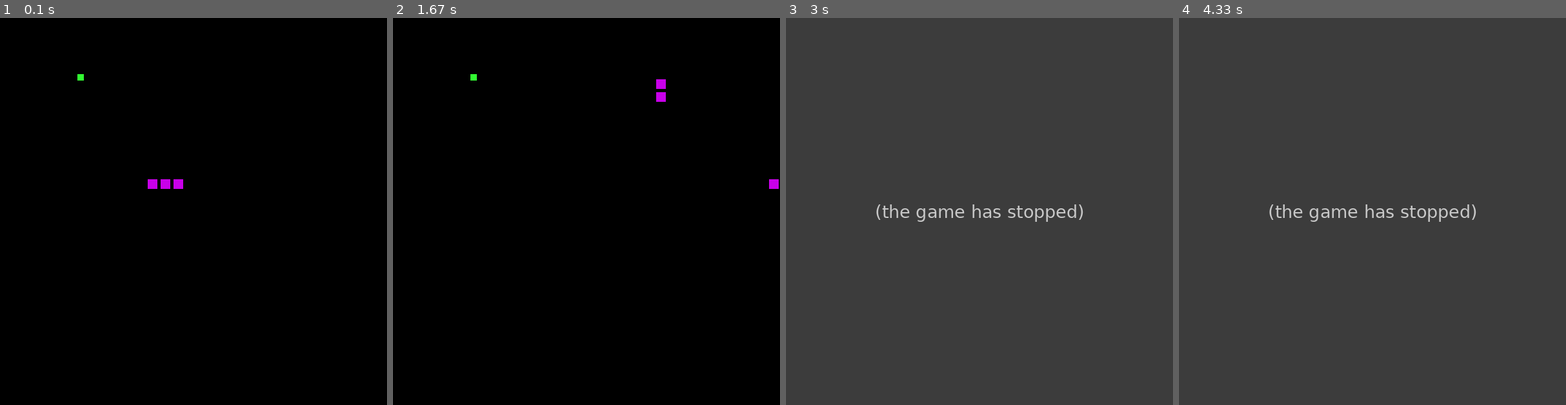
Above: before the commit, frames 1-4 (left to right).
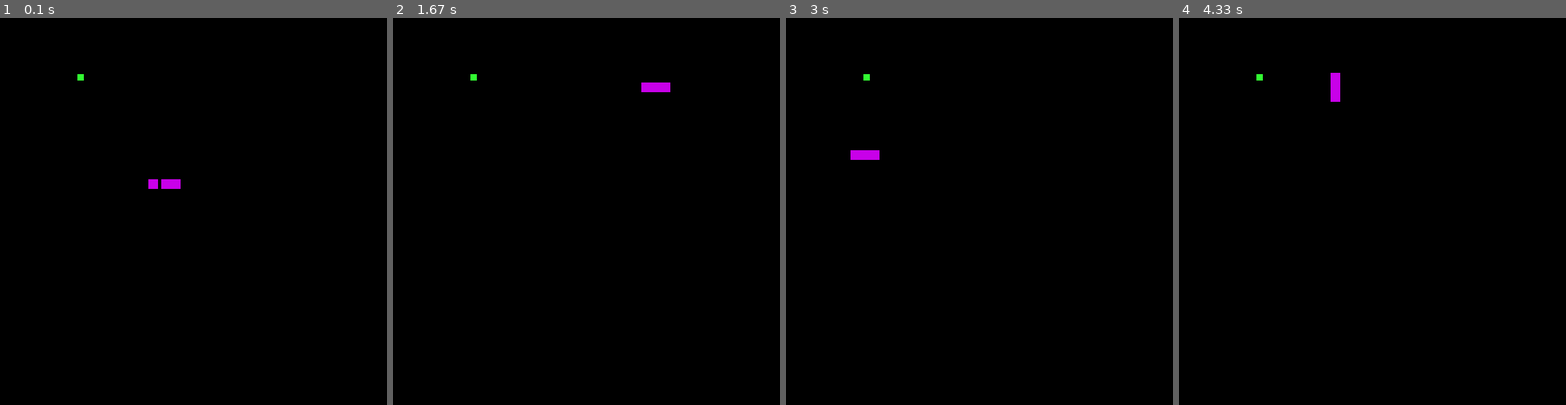
Above: after the commit, the same moments.

Repository: ajdavozelj/pygame_snakegame
Game: pygame game, started from snake-pygame.py
Same seed, same stepped clock (60 frames per second), same inputs: the game is played once before the commit and once after it.
Inputs:
- Up to frame 1 (0.1 s): no input
- Up to frame 2 (1.67 s): hold D 0.33-0.8 s; hold W 0.83-1.3 s; hold A from 1.33 s (still down)
- Up to frame 3 (3 s): release A at 1.8 s; hold S 2.4-2.7 s; hold A from 2.73 s (still down)
- Up to frame 4 (4.33 s): release A at 3.13 s; hold W 3.17-3.53 s; hold D 3.57-4.2 s; hold S from 4.23 s (still down)

The runs differ from the first frame. In frame 1, less than 0.1% of the frame differs, in the area x 38-48%, y 41-45%; in frame 2, 0.3%; in frame 3, 100%, in the area x 0-100%, y 0-100%; in frame 4, 100%.
Before the commit the program exited at 1.67 s; later frames show no game.

Commit message:
premikanje celotne kace-> deluje

Diff:
--- a/snake-pygame.py
+++ b/snake-pygame.py
@@ -47,101 +47,50 @@
 
 #def hranjenje():
 smerN = "D"
-polozajX = None
-polozajY = None
 barva = (200,0,233)
-hitrost = 1
+hitrost = 15
 exit = False
 hrana = [120,87]
-kaca = [[250, 250, "D"], [230,250, "D"], [210,250, "D"]]
-smeri = ["D", "D", "D"]
+kaca = [[250, 250], [230,250], [210,250]]
+
 while not exit:
-    pygame.time.wait(5)
+    pygame.time.wait(50)
     canvas.fill((0,0,0))
-
-    """
-    if smer == "D":
-        for j in kaca:
-            smeri.append("D")
-            smeri.pop()
-
-    elif smer == "A":
-        for j in kaca:
-            smeri.append("A")
-            smeri.pop()
-            j[0] -= hitrost
-    elif smer == "W":
-        for j in kaca:
-            j[1] -= hitrost
-            smeri.append("W")
-            smeri.pop()
-    elif smer == "S":
-        for j in kaca:
-            smeri.append("S")
-            smeri.pop()
-            j[1] += hitrost
-    """
 
 
     keys = pygame.key.get_pressed()
-    if keys[pygame.K_w]:
+    if keys[pygame.K_w] and smerN != "S":
         smerN ="W"
-        polozajY = kaca[0][1]
+    if keys[pygame.K_s]and smerN != "W":
+        smerN = "S"
+    if keys[pygame.K_d] and smerN != "A":
+        smerN = "D"
+    if keys[pygame.K_a] and smerN != "D":
+        smerN = "A"
 
-        smeri.append("W")
-        smeri.pop(0)
-    if keys[pygame.K_s]:
-        smeri.append("S")
-        smeri.pop(0)
-        smerN = "S"
-        polozajY = kaca[0][1]
-        print(kaca[0],[0])
-    if keys[pygame.K_d]:
-        smeri.append("D")
-        smeri.pop(0)
-        smerN = "D"
-        polozajX = kaca[0][0]
-    if keys[pygame.K_a]:
-        smerN = "A"
-        polozajX = kaca[0][0]
-
-        smeri.pop(0)
-        smeri.append("A")
-
-    for i in range(len(kaca)):
-        x = kaca[i][0]
-        y = kaca[i][1]
-        smerk = kaca[i][2]
-        print(smerN, polozajX)
-        if smerN == "D" and y == polozajY:
-            smerk ="D"
-
-        if smerN == "S" and x == polozajX:
-            smerk = "S"
-
-        if smerN == "A" and y == polozajX:
-            smerk = "A"
-
-        if smerN == "W" and x == polozajX:
-            smerk = "W"
+    for i in range(len(kaca)-1):
+        kaca[-1-i][0] =  kaca [-2-i][0]
+        kaca[-1-i][1] = kaca[-2-i][1]
 
 
-        if smerk == "D":
-            x += hitrost
-        if smerk == "A":
-            x -= hitrost
-        if smerk == "W":
-            y -= hitrost
-        if smerk == "S":
-            y += hitrost
+    if smerN == "D":
+        kaca[0][0] += hitrost
+    if smerN == "A":
+        kaca[0][0] -= hitrost
+    if smerN == "W":
+        kaca[0][1] -= hitrost
+    if smerN == "S":
+        kaca[0][1] += hitrost
 
 
-        kaca[i] = [x,y,smerk]
-        pygame.draw.rect(canvas, barva,pygame.Rect(x,y,15, 15))
+    print(kaca)
 
-        if x > 585 or x<0 or y>585 or y<0:
+    for j in kaca:
+        pygame.draw.rect(canvas, barva, pygame.Rect(j[0], j[1], 15, 15))
+
+        if j[0] > 585 or j[0] < 0 or j[1] > 585 or j[1] < 0:
             exit = True
-    print(kaca)
+
     for event in pygame.event.get():
         if event.type == pygame.QUIT:
             exit = True
